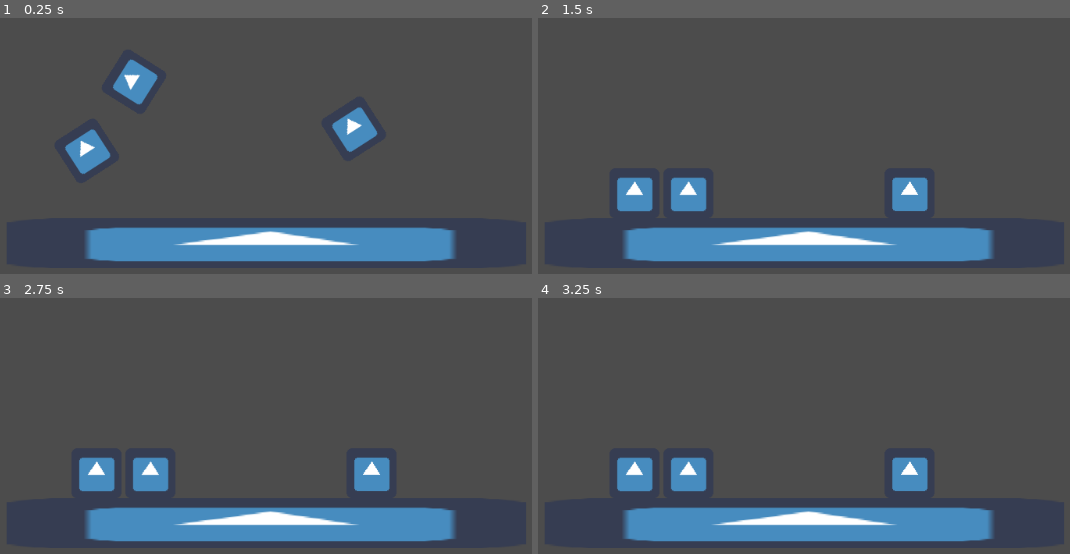
Above: before the commit, frames 1-4 (two rows, left to right).
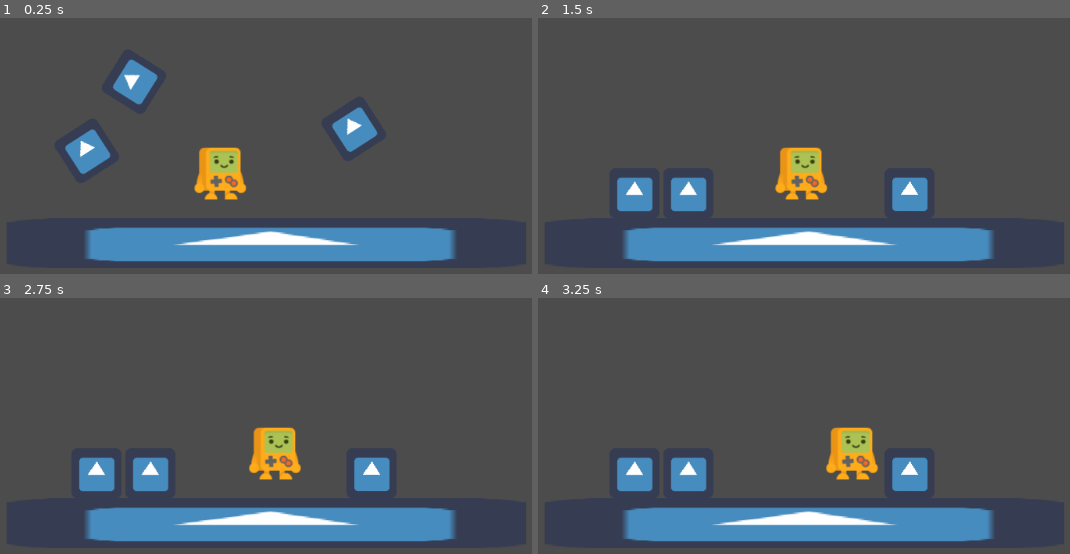
Above: after the commit, the same moments.

Repository: racampita/Platformer-Game-Tutorial
Game: Godot game, scene res://Level1.tscn
The game is run twice, just before and just after one commit, with the same random seed, the same clock (stepped at 60 frames per second) and the same inputs. The project has no main scene, so this scene is started directly. The engine's default icon, where the game draws it, is replaced by a stand-in: a white triangle on a blue panel in a dark square.
Inputs:
- Up to frame 1 (0.25 s): no input
- Up to frame 2 (1.5 s): hold D (right, bound only after the commit) 0.53-1.28 s; hold A (left, bound only after the commit) from 1.28 s (still down)
- Up to frame 3 (2.75 s): release A (left, bound only after the commit) at 2.03 s; hold D (right, bound only after the commit) from 2.03 s (still down)
- Up to frame 4 (3.25 s): keep holding D (right, bound only after the commit)

The runs differ from the first frame. In frame 1, 1.6% of the frame differs, in the area x 36-47%, y 50-72%; in frame 2, 1.6%; in frame 3, 1.6%; in frame 4, 1.6%, in the area x 54-64%, y 50-72%.

Commit message:
Platformer Tutorial Pt2
+added player
+added left and right
+learned about lerp

Diff:
--- a/Level1.tscn
+++ b/Level1.tscn
@@ -1,6 +1,7 @@
-[gd_scene load_steps=4 format=2]
+[gd_scene load_steps=5 format=2]
 
 [ext_resource path="res://icon.png" type="Texture" id=1]
+[ext_resource path="res://Steve.tscn" type="PackedScene" id=2]
 
 [sub_resource type="RectangleShape2D" id=1]
 extents = Vector2( 32, 32 )
@@ -66,3 +67,6 @@
 [node name="CollisionShape2D" type="CollisionShape2D" parent="floor"]
 position = Vector2( 300.233, -6.10352e-05 )
 shape = SubResource( 2 )
+
+[node name="Steve" parent="." instance=ExtResource( 2 )]
+position = Vector2( 462.391, 308.681 )
--- /dev/null
+++ b/Steve.gd
@@ -0,0 +1,13 @@
+extends KinematicBody2D
+
+var velocity = Vector2.ZERO
+
+func _physics_process(delta: float) -> void:
+	if Input.is_action_pressed("right"):
+		velocity.x = 100
+	if Input.is_action_pressed("left"):
+		velocity.x = -100
+
+	move_and_slide(velocity)
+
+	velocity.x = lerp(velocity.x,0,0.1)
--- /dev/null
+++ b/Steve.tscn
@@ -0,0 +1,21 @@
+[gd_scene load_steps=4 format=2]
+
+[ext_resource path="res://Assets/player/platformChar_idle.png" type="Texture" id=1]
+[ext_resource path="res://Steve.gd" type="Script" id=2]
+
+[sub_resource type="CapsuleShape2D" id=1]
+radius = 26.5462
+height = 16.0
+
+[node name="Steve" type="KinematicBody2D"]
+script = ExtResource( 2 )
+__meta__ = {
+"_edit_group_": true
+}
+
+[node name="Sprite" type="Sprite" parent="."]
+texture = ExtResource( 1 )
+
+[node name="CollisionShape2D" type="CollisionShape2D" parent="."]
+position = Vector2( 0, 14.55 )
+shape = SubResource( 1 )
--- a/project.godot
+++ b/project.godot
@@ -18,6 +18,21 @@
 config/name="Platformer Game"
 config/icon="res://icon.png"
 
+[input]
+
+left={
+"deadzone": 0.5,
+"events": [ Object(InputEventKey,"resource_local_to_scene":false,"resource_name":"","device":0,"alt":false,"shift":false,"control":false,"meta":false,"command":false,"pressed":false,"scancode":65,"unicode":0,"echo":false,"script":null)
+, Object(InputEventKey,"resource_local_to_scene":false,"resource_name":"","device":0,"alt":false,"shift":false,"control":false,"meta":false,"command":false,"pressed":false,"scancode":16777231,"unicode":0,"echo":false,"script":null)
+ ]
+}
+right={
+"deadzone": 0.5,
+"events": [ Object(InputEventKey,"resource_local_to_scene":false,"resource_name":"","device":0,"alt":false,"shift":false,"control":false,"meta":false,"command":false,"pressed":false,"scancode":68,"unicode":0,"echo":false,"script":null)
+, Object(InputEventKey,"resource_local_to_scene":false,"resource_name":"","device":0,"alt":false,"shift":false,"control":false,"meta":false,"command":false,"pressed":false,"scancode":16777233,"unicode":0,"echo":false,"script":null)
+ ]
+}
+
 [rendering]
 
 quality/driver/driver_name="GLES2"
Binary file added: Assets/player/platformChar_climb1.png
Not shown, added: Assets/player/platformChar_climb1.png.import
Binary file added: Assets/player/platformChar_climb2.png
Not shown, added: Assets/player/platformChar_climb2.png.import
Binary file added: Assets/player/platformChar_duck.png
Not shown, added: Assets/player/platformChar_duck.png.import
Binary file added: Assets/player/platformChar_happy.png
Not shown, added: Assets/player/platformChar_happy.png.import
Binary file added: Assets/player/platformChar_idle.png
Not shown, added: Assets/player/platformChar_idle.png.import
Binary file added: Assets/player/platformChar_jump.png
Not shown, added: Assets/player/platformChar_jump.png.import
(and 4 more such lines)
